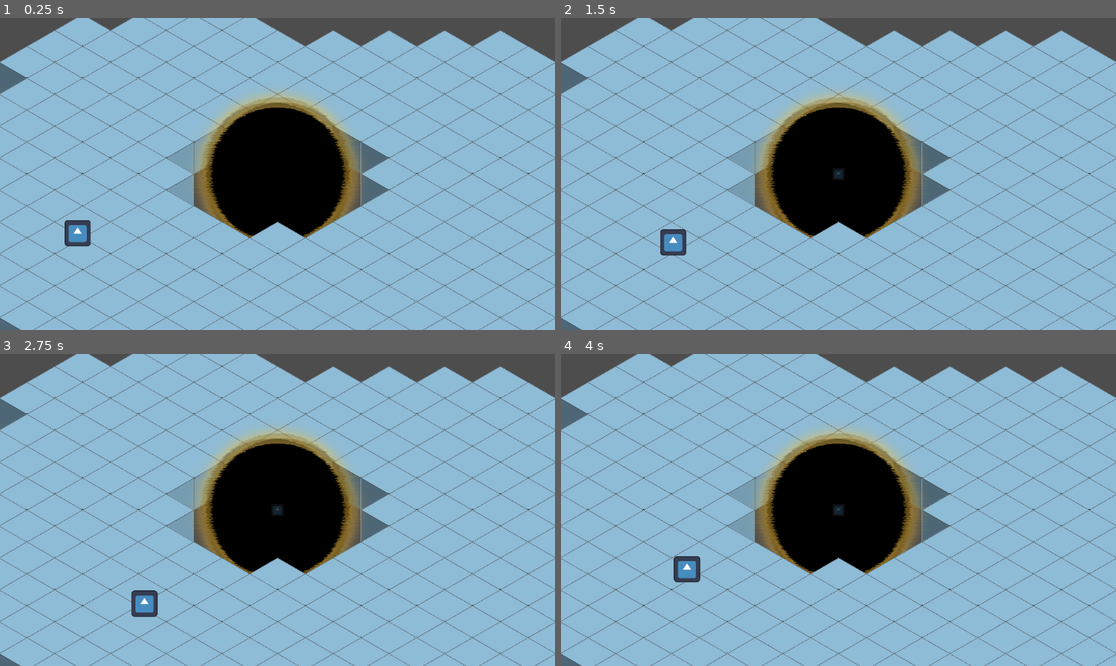
Above: before the commit, frames 1-4 (two rows, left to right).
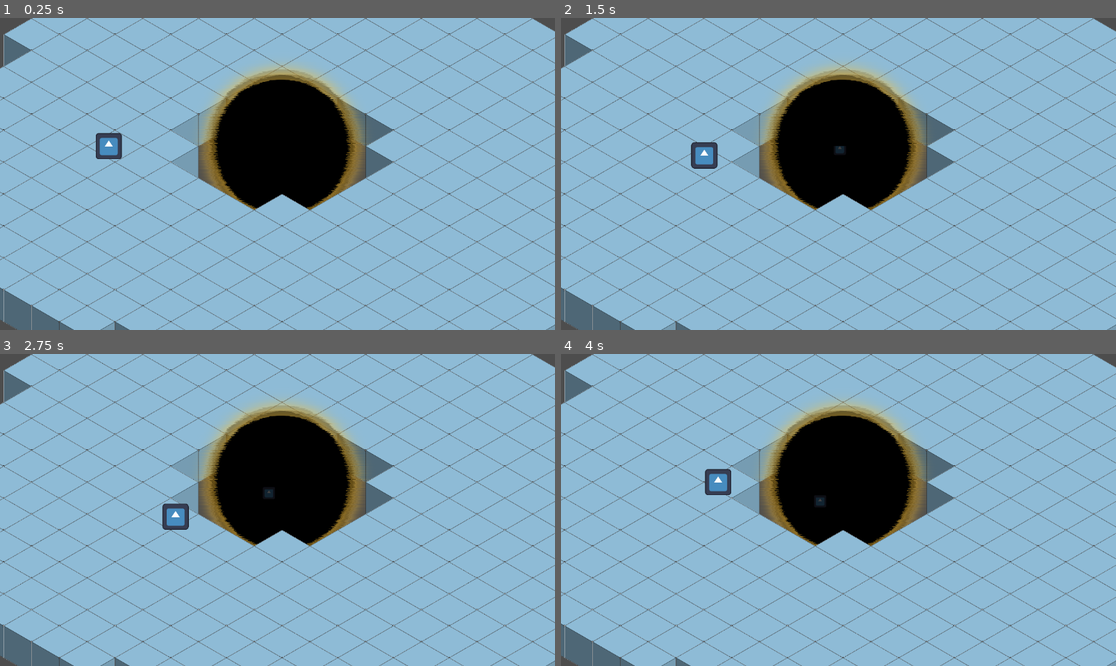
Above: after the commit, the same moments.

Repository: jkostello/Godot-Wild-Jam-69
Game: Godot game, scene res://test_2n.tscn
The game is run twice, just before and just after one commit, with the same random seed, the same clock (stepped at 60 frames per second) and the same inputs. This scene is started directly instead of the project's main scene. The engine's default icon, where the game draws it, is replaced by a stand-in: a white triangle on a blue panel in a dark square.
Inputs:
- Up to frame 1 (0.25 s): no input
- Up to frame 2 (1.5 s): tap Enter at 0.5 s; hold D (right) 0.53-1.28 s; hold S (down) from 1.28 s (still down)
- Up to frame 3 (2.75 s): release S (down) at 2.03 s; hold D (right) from 2.03 s (still down)
- Up to frame 4 (4 s): release D (right) at 2.78 s; hold W (up) 2.78-3.53 s; hold A (left) from 3.53 s (still down)

The runs differ from the first frame. In frame 1, 25% of the frame differs, in the area x 0-100%, y 0-100%; in frame 2, 25%; in frame 3, 25%; in frame 4, 25%.

Commit message:
Enemy base
enemies will path to the player and spawn from the void

Diff:
--- /dev/null
+++ b/enemy.gd
@@ -0,0 +1,27 @@
+extends CharacterBody2D
+
+
+@export var speed := 50.0
+
+
+@onready var nav_agent : NavigationAgent2D = $NavigationAgent2D
+
+var player : CharacterBody2D
+
+func _ready():
+	player = get_tree().get_first_node_in_group("Player")
+
+
+func _physics_process(delta):
+	nav_agent.target_position = player.global_position
+	var direction = to_local(nav_agent.get_next_path_position()).normalized()
+
+	if $InactivityTimer.time_left > 0:
+		velocity = Vector2.ZERO
+		velocity = global_position.normalized() * speed
+	else:
+		velocity = direction * speed
+	if not nav_agent.is_target_reachable():
+		velocity = Vector2.ZERO
+
+	move_and_slide()
--- a/enemy.tscn
+++ b/enemy.tscn
@@ -1,11 +1,14 @@
-[gd_scene load_steps=3 format=3 uid="uid://c1agteb2lcosr"]
+[gd_scene load_steps=4 format=3 uid="uid://c1agteb2lcosr"]
 
+[ext_resource type="Script" path="res://enemy.gd" id="1_2offh"]
 [ext_resource type="Texture2D" uid="uid://bx5dvtc0m5646" path="res://icon.svg" id="1_k5c3l"]
 
 [sub_resource type="CircleShape2D" id="CircleShape2D_3psbd"]
 radius = 34.0
 
 [node name="Enemy" type="CharacterBody2D"]
+collision_layer = 0
+script = ExtResource("1_2offh")
 
 [node name="CollisionShape2D" type="CollisionShape2D" parent="."]
 shape = SubResource("CircleShape2D_3psbd")
@@ -16,3 +19,8 @@
 texture = ExtResource("1_k5c3l")
 
 [node name="NavigationAgent2D" type="NavigationAgent2D" parent="."]
+
+[node name="InactivityTimer" type="Timer" parent="."]
+wait_time = 4.0
+one_shot = true
+autostart = true
--- a/project.godot
+++ b/project.godot
@@ -37,3 +37,10 @@
 "events": [Object(InputEventKey,"resource_local_to_scene":false,"resource_name":"","device":-1,"window_id":0,"alt_pressed":false,"shift_pressed":false,"ctrl_pressed":false,"meta_pressed":false,"pressed":false,"keycode":0,"physical_keycode":68,"key_label":0,"unicode":100,"echo":false,"script":null)
 ]
 }
+
+[layer_names]
+
+2d_physics/layer_1="World"
+2d_physics/layer_2="Player"
+2d_physics/layer_3="Enemy"
+2d_physics/layer_4="Structure"
--- a/test_2n.tscn
+++ b/test_2n.tscn
@@ -1,8 +1,15 @@
-[gd_scene load_steps=6 format=3 uid="uid://duwe60kb4tj4c"]
+[gd_scene load_steps=7 format=3 uid="uid://duwe60kb4tj4c"]
 
 [ext_resource type="Texture2D" uid="uid://4w27ser6yj2y" path="res://Isometric_cube.png" id="1_acimy"]
 [ext_resource type="PackedScene" uid="uid://xn4epdl40krm" path="res://void.tscn" id="2_sj0sb"]
 [ext_resource type="PackedScene" uid="uid://bkwa8366unv8y" path="res://player.tscn" id="3_7ekrg"]
+
+[sub_resource type="NavigationPolygon" id="NavigationPolygon_7lwr7"]
+vertices = PackedVector2Array(136, 0, 0, 78, -136, 0, 0, -78)
+polygons = Array[PackedInt32Array]([PackedInt32Array(0, 1, 2, 3)])
+outlines = Array[PackedVector2Array]([PackedVector2Array(0, 78, -136, 0, 0, -78, 136, 0)])
+source_geometry_group_name = &"navigation_polygon_source_group"
+agent_radius = 0.0
 
 [sub_resource type="TileSetAtlasSource" id="TileSetAtlasSource_mfj13"]
 texture = ExtResource("1_acimy")
@@ -11,25 +18,28 @@
 0:0/next_alternative_id = 2
 0:0/0 = 0
 0:0/0/texture_origin = Vector2i(0, -78)
+0:0/0/navigation_layer_0/polygon = SubResource("NavigationPolygon_7lwr7")
 
-[sub_resource type="TileSet" id="TileSet_exuhx"]
+[sub_resource type="TileSet" id="TileSet_2532v"]
 tile_shape = 1
 tile_size = Vector2i(272, 156)
+navigation_layer_0/layers = 1
 sources/7 = SubResource("TileSetAtlasSource_mfj13")
 
 [node name="Test2N" type="Node2D"]
 
 [node name="TileMap" type="TileMap" parent="."]
 y_sort_enabled = true
-tile_set = SubResource("TileSet_exuhx")
+tile_set = SubResource("TileSet_2532v")
 format = 2
 layer_0/y_sort_enabled = true
 layer_0/tile_data = PackedInt32Array(-196610, 7, 0, -131075, 7, 0, -65539, 7, 0, 65533, 7, 0, 262141, 7, 0, 196605, 7,  …(2994 unchanged characters)…
 
 [node name="Void" parent="TileMap" instance=ExtResource("2_sj0sb")]
 
-[node name="Player" parent="." instance=ExtResource("3_7ekrg")]
-position = Vector2(-976, 431)
+[node name="Player" parent="." groups=["Player"] instance=ExtResource("3_7ekrg")]
+position = Vector2(-846, 142)
 
 [node name="Camera2D" type="Camera2D" parent="."]
+position = Vector2(-22, 136)
 zoom = Vector2(0.425, 0.425)
--- a/void.gd
+++ b/void.gd
@@ -8,4 +8,5 @@
 	if randi_range(0, 100) < 1:
 		var new_e = enemy.instantiate()
 		get_tree().current_scene.add_child(new_e)
-		new_e.position += Vector2(randf_range(-1.0,1.0), randf_range(-1.0,1.0))
+		new_e.position = Vector2(randf_range(-10.0,10.0), randf_range(-10.0,10.0))
+		print(new_e.position)
--- a/void.tscn
+++ b/void.tscn
@@ -7,4 +7,15 @@
 script = ExtResource("1_bbfwi")
 
 [node name="VoidOrbDev1" type="Sprite2D" parent="."]
+z_index = 1
+position = Vector2(0, -250)
 texture = ExtResource("1_v1ugm")
+region_enabled = true
+region_rect = Rect2(0, 0, 1000, 500)
+
+[node name="VoidOrbDev2" type="Sprite2D" parent="."]
+z_index = -1
+position = Vector2(0, 250)
+texture = ExtResource("1_v1ugm")
+region_enabled = true
+region_rect = Rect2(0, 500, 1000, 500)
